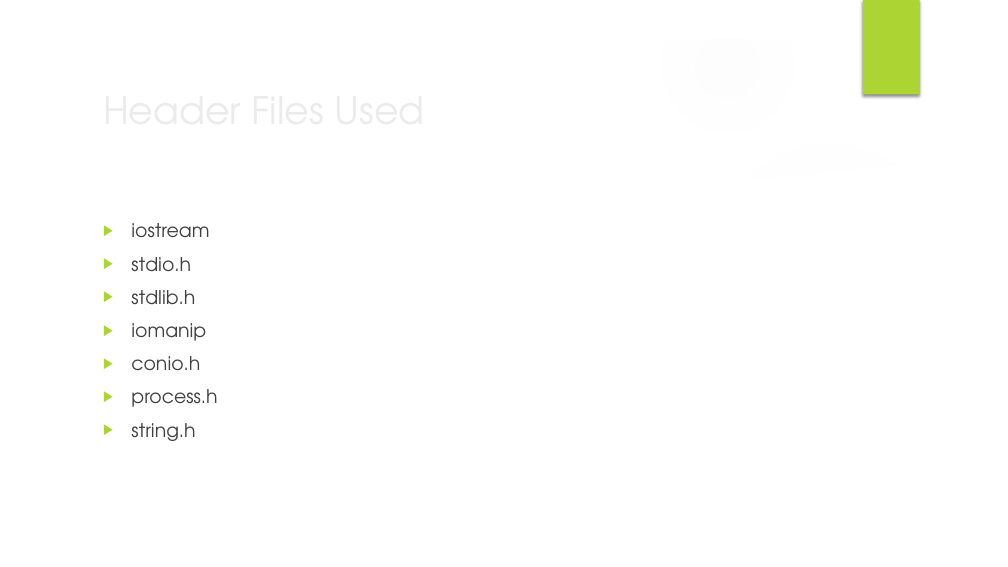
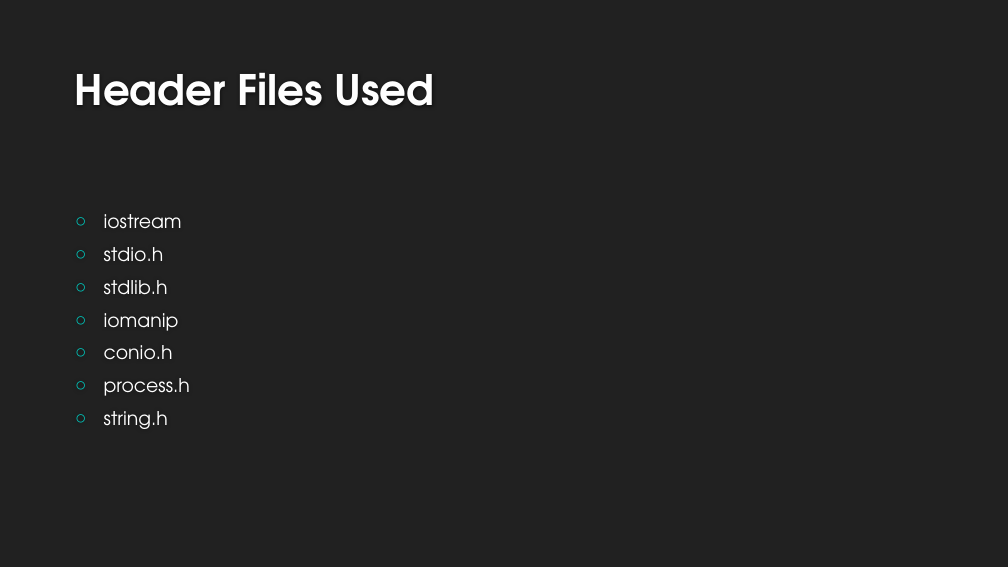
Before and after one commit to rajatagarwal457/Airplane-reservation-system, a slide deck: slide 7 of AIRLINE RESERVATION SYSTEM.pptx (slide 5 before the commit). Drawn at 1008x567 pixels with LibreOffice and Linux fonts; fonts in the diff are those of the drawing; background and template pictures are left out. Boxes give left, top, right and bottom in pixels: in the first picture for what was removed or moved away, otherwise in the second. Text is boxed around its words. In the diff, an @@ line names an element or a change of style, - is before the commit and + after.

```diff
--- a/AIRLINE RESERVATION SYSTEM.pptx
+++ b/AIRLINE RESERVATION SYSTEM.pptx
@@ background picture (left out) to #212121 @@
@@ group removed at [0,0,1008,567]: 5 ellipses, 3 freeform shapes @@
@@ rectangle removed at [863,0,920,95] @@
@@ title "Header Files Used": place and size @@
-title "Header Files Used" at [95,80,820,138]
+title "Header Files Used" at [75,72,435,106]
@@ title "Header Files Used" at [75,72,435,106]: size 36 to 40 pt, text colour #EBEBEB to #FEFEFE, bold on; vertical alignment middle to bottom @@
@@ text "iostream": place and size @@
-text "iostream" at [131,223,217,441]
+text "iostream" at [104,214,190,429]
@@ text "iostream" at [104,214,190,429]: text colour #404040 to #FFFFFF; bullet ▶ to ○; bullet colour #ACD433 to #00C6BB; vertical alignment top to middle @@
```
Also in this commit, not shown: 4 other slides changed, 11 slides added, 4 slides removed.
